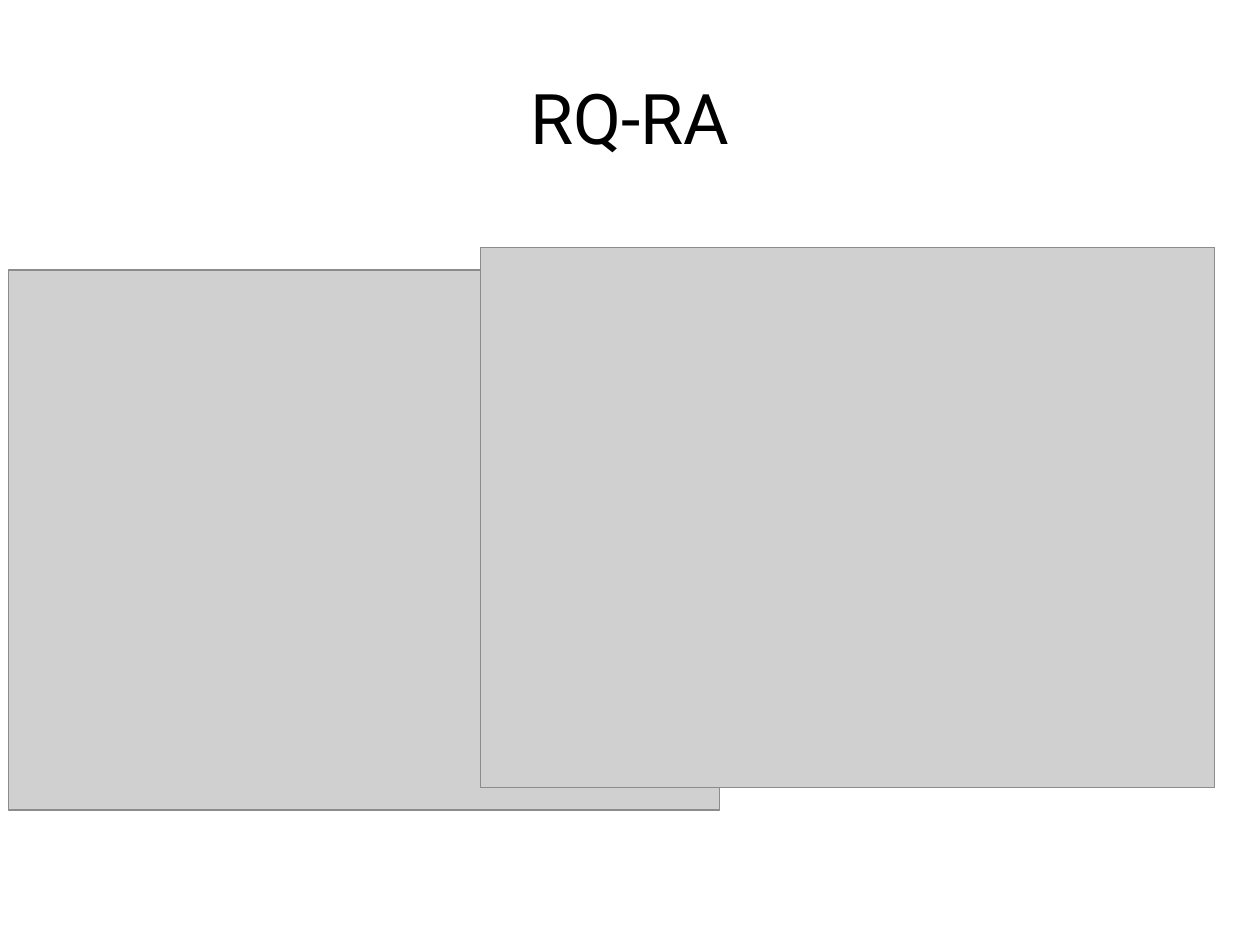
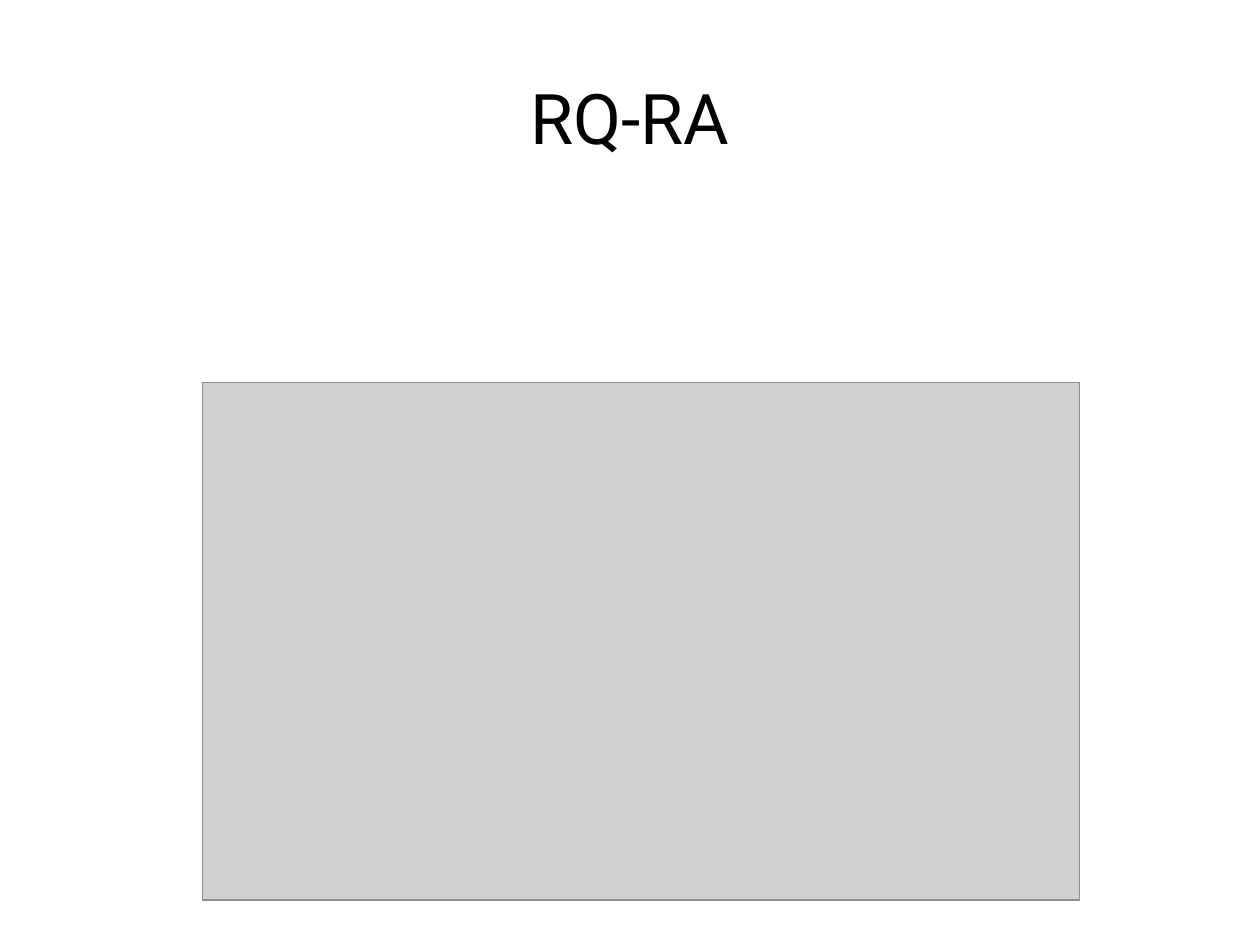
Before and after one commit to webshape/ajaxdraw, a slide deck: slide 12 of doc/PresentazioneRR/PresentazionePianoDiProgetto.odp. Drawn at 1260x945 pixels with LibreOffice and Linux fonts; fonts in the diff are those of the drawing; grey boxes stand for pictures. Boxes give left, top, right and bottom in pixels: in the first picture for what was removed or moved away, otherwise in the second. Text is boxed around its words. In the diff, an @@ line names an element or a change of style, - is before the commit and + after.

```diff
--- a/doc/PresentazioneRR/PresentazionePianoDiProgetto.odp
+++ b/doc/PresentazioneRR/PresentazionePianoDiProgetto.odp
@@ picture removed at <box>481,247,1215,788</box> @@
@@ picture: place and size @@
-picture at <box>8,270,720,811</box>
+picture at <box>202,383,1080,901</box>
```
Also in this commit, not shown: 3 other slides changed.
